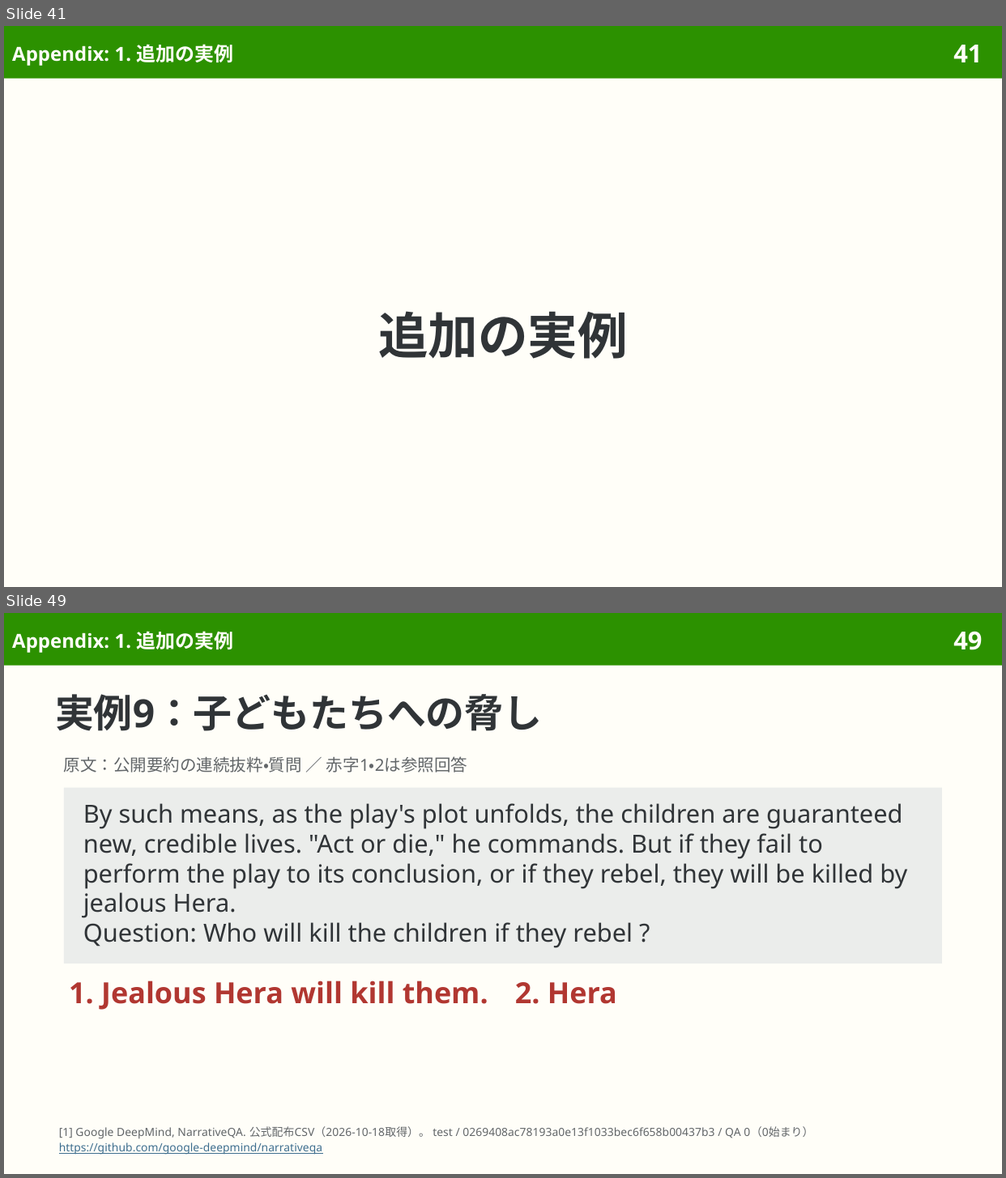
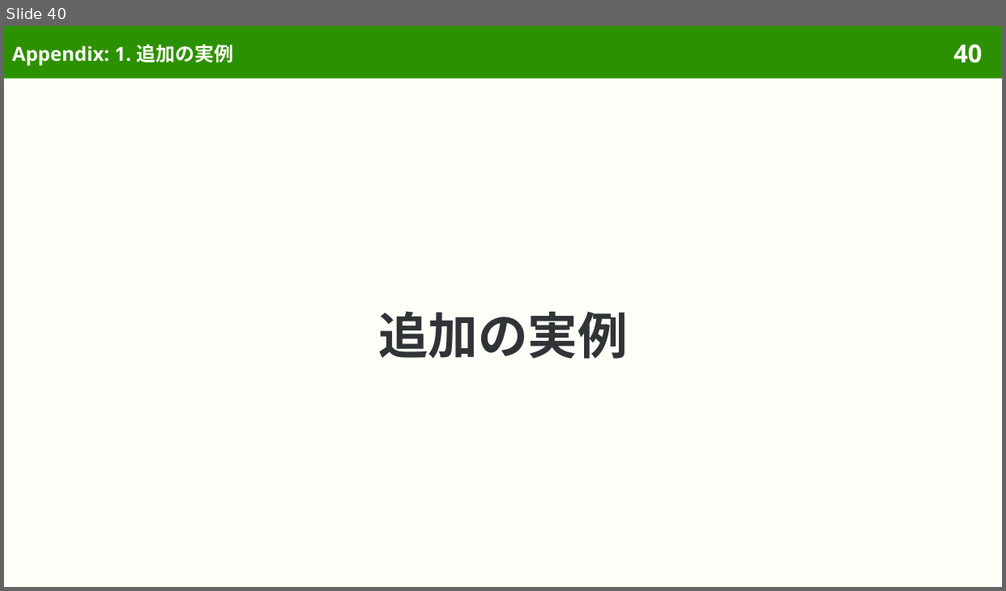
Before and after one commit to sasakiy84/datasets-in-10-minutes, a slide deck: slides/datasets-in-10-minutes-narrativeqa.pptx. Shown one above the other, each under a label of ours: slides 41 and 49 before the commit, slide 40 after it; the slides between them are not shown. The pictures are 1006x1178 and 1006x591 pixels, drawn with LibreOffice and Linux fonts; fonts in the diff are those of the drawing. Boxes give left, top, right and bottom in pixels: in the first picture for what was removed or moved away, otherwise in the second. Text is boxed around its words. In the diff, an @@ line names an element or a change of style, - is before the commit and + after.

Commit message:
Refine NarrativeQA bilingual examples after independent review

```diff
--- a/slides/datasets-in-10-minutes-narrativeqa.pptx
+++ b/slides/datasets-in-10-minutes-narrativeqa.pptx
@@ slide 49 removed at (4,613,1002,1174), background #FFFEF8; not listed: 2 template elements that a slide beside it also shows @@
@@ title removed at (12,631,234,653) @@
-Appendix: 1. 追加の実例
@@ title removed at (55,694,543,731) @@
-実例9：子どもたちへの脅し
@@ text removed at (64,756,467,773) @@
-原文：公開要約の連続抜粋・質問 ／ 赤字1・2は参照回答
@@ rectangle removed at (64,788,942,965) @@
-By such means, as the play's plot unfolds, the children are guaranteed new, credible lives. "Act or die," he commands. But if they fail to perform the play to its conclusion, or if they rebel, they will be killed by jealous Hera.
-Question: Who will kill the children if they rebel ?
@@ text removed at (69,981,488,1010) @@
-1. Jealous Hera will kill them.
@@ text removed at (515,982,617,1004) @@
-2. Hera
@@ text removed at (59,1127,813,1155) @@
-[1] Google DeepMind, NarrativeQA. 公式配布CSV（2026-10-18取得）。 test / 0269408ac78193a0e13f1033bec6f658b00437b3 / QA 0（0始まり）
-https://github.com/google-deepmind/narrativeqa
@@ what was slide 41 is now slide 40 @@
@@ page number at (953,44,982,63): text changed @@
-41
+40
```
Also in this commit, not shown: 19 slides changed, 2 other slides removed, 21 other files.
